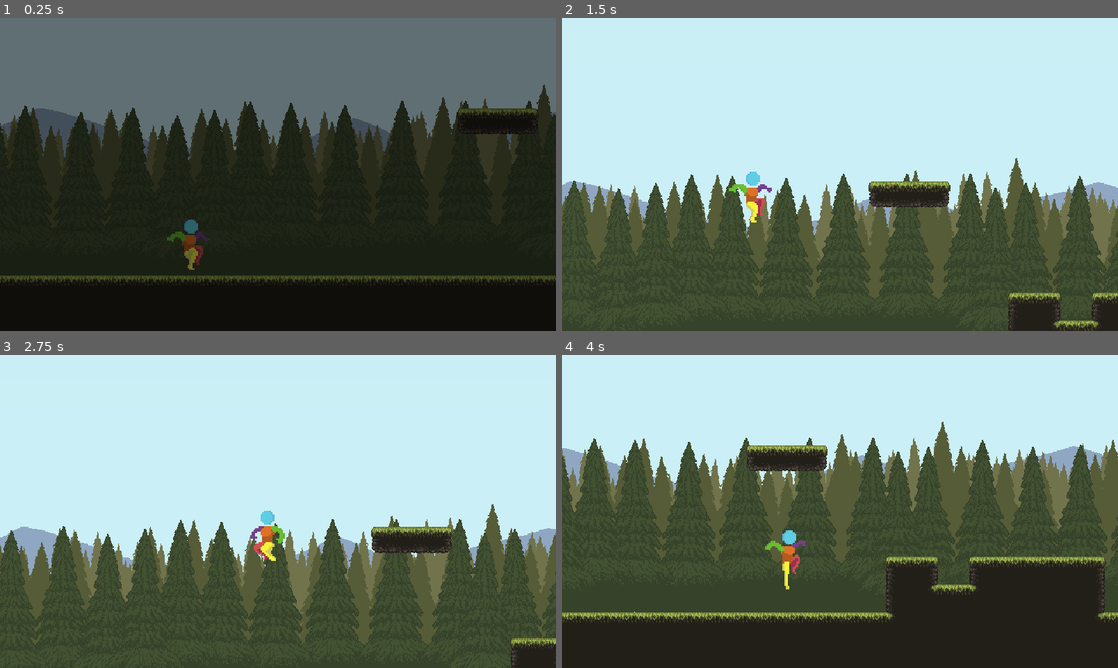
Above: before the commit, frames 1-4 (two rows, left to right).
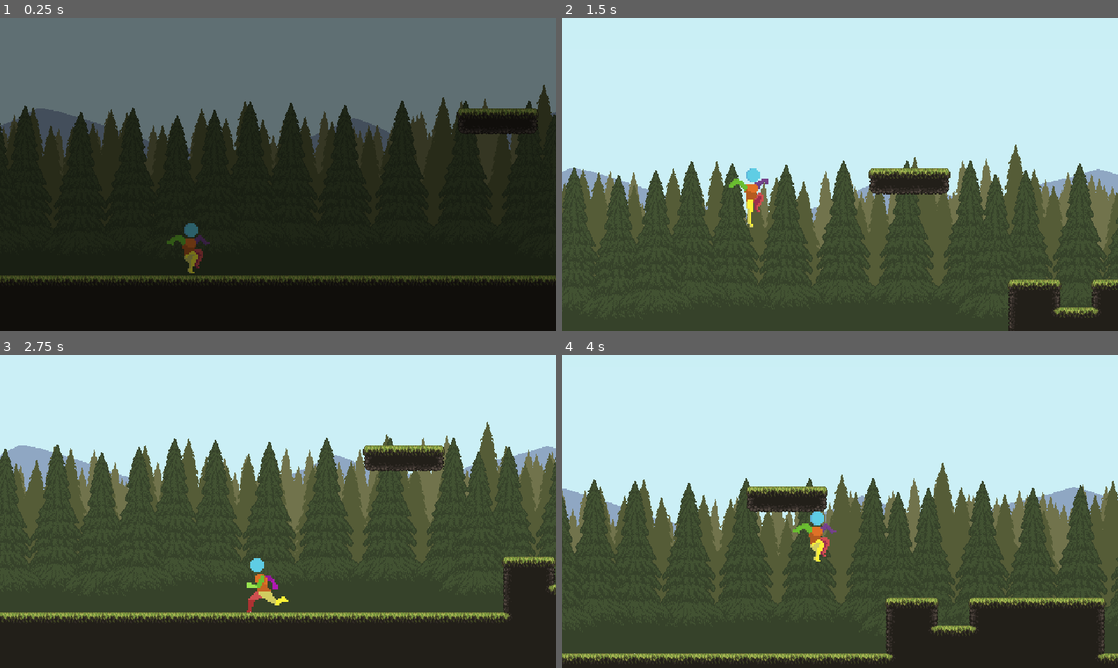
Above: after the commit, the same moments.

Repository: pdroacordi/memorina
Game: Godot game, scene res://scenes/world/game.tscn
Same seed, same stepped clock (60 frames per second), same inputs: the game is played once before the commit and once after it.
Inputs:
- Up to frame 1 (0.25 s): no input
- Up to frame 2 (1.5 s): hold Z (jump) 0.53-1.28 s; hold Right (move_right) from 0.53 s (still down); tap Down (look_down) at 1.35 s
- Up to frame 3 (2.75 s): tap Z (jump) at 1.52, 1.55, 1.82 s; release Right (move_right) at 2.03 s; hold Left (move_left) from 2.03 s (still down); hold Z (jump) from 2.03 s (still down); tap Up (look_up) at 2.1 s
- Up to frame 4 (4 s): release Left (move_left) at 2.78 s; release Z (jump) at 2.78 s; hold Right (move_right) from 2.78 s (still down); tap Z (jump) at 2.85, 3.02, 3.32 s; hold Z (jump) from 3.53 s (still down); tap Down (look_down) at 3.6 s

The runs differ from the first frame. In frame 1, 0.3% of the frame differs, in the area x 30-38%, y 64-82%; in frame 2, 9.9%; in frame 3, 53%, in the area x 0-100%, y 21-100%; in frame 4, 35%.

Commit message:
fix(world): adjust player position and double jump height
Adjust player Y position from -4 to 0 for alignment.
Set double_jump_height export to 96.0 on player instance.
Remove layout_mode from Fade ColorRect to clean up scene.

Diff:
--- a/scenes/world/game.tscn
+++ b/scenes/world/game.tscn
@@ -17,7 +17,8 @@
 
 [node name="Ivo" parent="World" unique_id=1573815107 instance=ExtResource("1_e2o6t")]
 unique_name_in_owner = true
-position = Vector2(-173, -4)
+position = Vector2(-173, 0)
+double_jump_height = 96.0
 
 [node name="Camera2D" type="Camera2D" parent="World" unique_id=1746271803]
 unique_name_in_owner = true
@@ -46,7 +47,6 @@
 [node name="Fade" type="ColorRect" parent="CanvasLayer" unique_id=1302556381]
 unique_name_in_owner = true
 visible = false
-layout_mode = 1
 anchors_preset = 15
 anchor_right = 1.0
 anchor_bottom = 1.0
